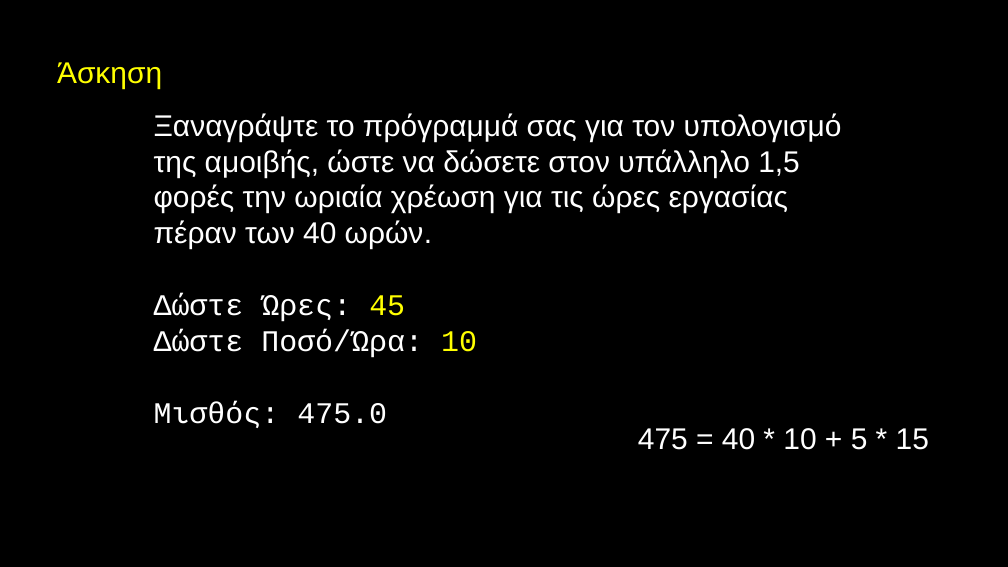
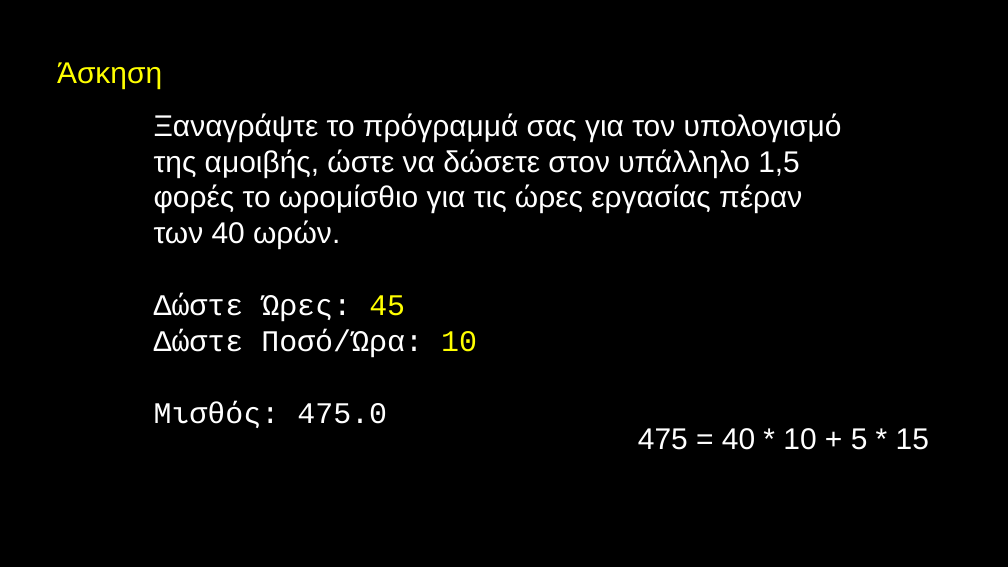
Before and after one commit to konkiourtidou/py4e, a slide deck: slide 31 of lectures3/gr/Pythonlearn-03-Conditional.pptx. Drawn at 1008x567 pixels with LibreOffice and Linux fonts; fonts in the diff are those of the drawing. Boxes give left, top, right and bottom in pixels: in the first picture for what was removed or moved away, otherwise in the second. Text is boxed around its words. In the diff, an @@ line names an element or a change of style, - is before the commit and + after.

```diff
--- a/lectures3/gr/Pythonlearn-03-Conditional.pptx
+++ b/lectures3/gr/Pythonlearn-03-Conditional.pptx
@@ text at (x1=154, y1=113, x2=842, y2=249): text changed @@
-Ξαναγράψτε το πρόγραμμά σας για τον υπολογισμό της αμοιβής, ώστε να δώσετε στον υπάλληλο 1,5 φορές την ωριαία χρέωση για τις ώρες εργασίας πέραν των 40 ωρών.
+Ξαναγράψτε το πρόγραμμά σας για τον υπολογισμό της αμοιβής, ώστε να δώσετε στον υπάλληλο 1,5 φορές το ωρομίσθιο για τις ώρες εργασίας πέραν των 40 ωρών.
```
Also in this commit, not shown: 3 other slides changed.
